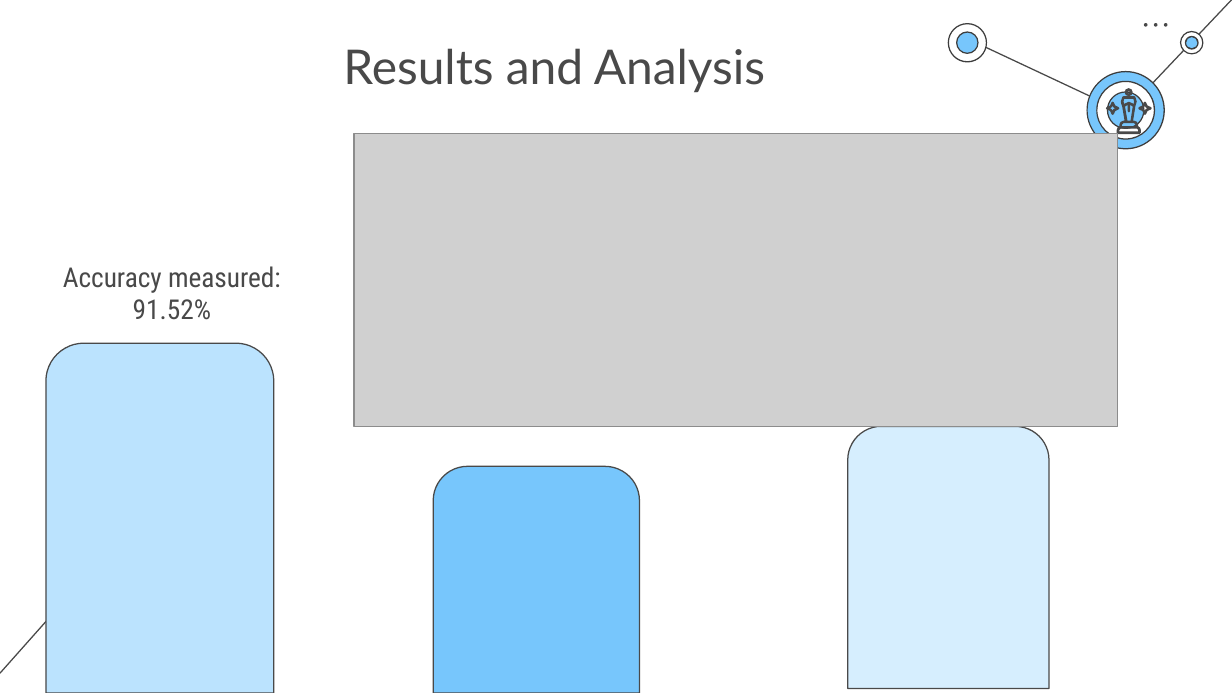
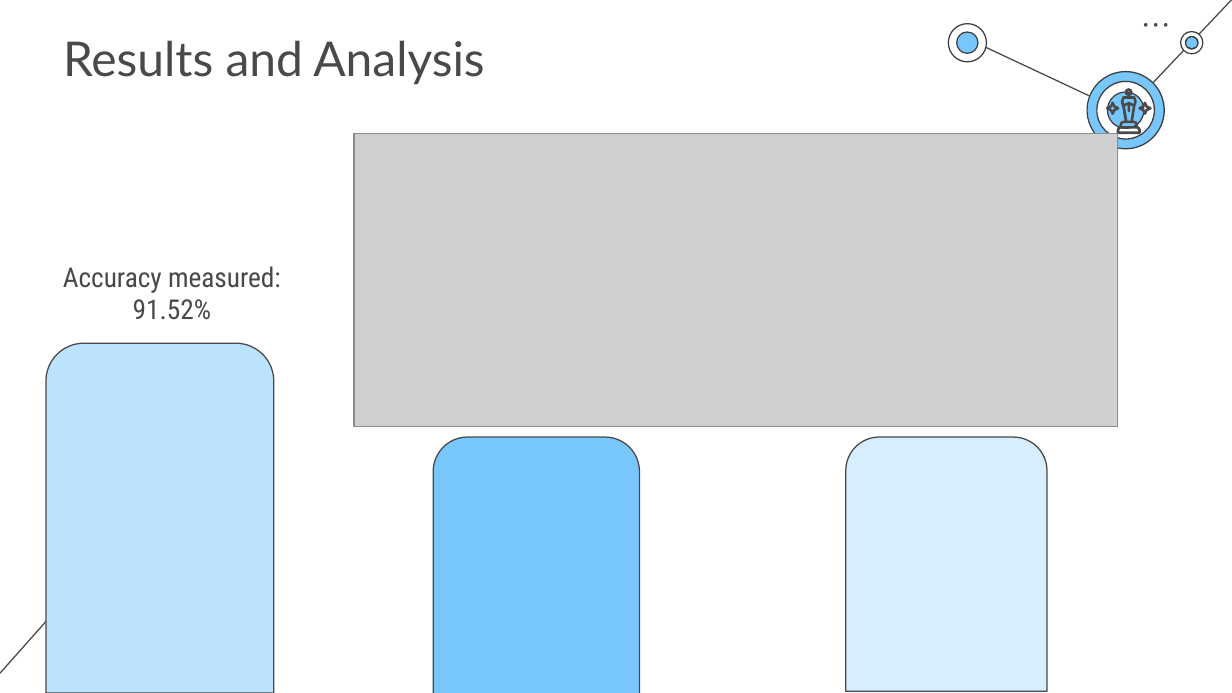
Before and after one commit to NAyeshaKhan/Heart-Disease-Prediction, a slide deck: slide 24 of Heart Disease Prediction System.pptx. Drawn at 1232x693 pixels with LibreOffice and Linux fonts; fonts in the diff are those of the drawing; grey boxes stand for pictures. Boxes give left, top, right and bottom in pixels: in the first picture for what was removed or moved away, otherwise in the second. Text is boxed around its words. In the diff, an @@ line names an element or a change of style, - is before the commit and + after.

```diff
--- a/Heart Disease Prediction System.pptx
+++ b/Heart Disease Prediction System.pptx
@@ title "Results and Analysis": place and size @@
-title "Results and Analysis" at (343,48,765,92)
+title "Results and Analysis" at (63,40,484,84)
@@ round same rect: place and size @@
-round same rect at (434,467,639,693)
+round same rect at (434,437,639,693)
@@ round same rect: place and size @@
-round same rect at (848,426,1048,689)
+round same rect at (846,437,1047,691)
```
Also in this commit, not shown: 10 other slides changed.
